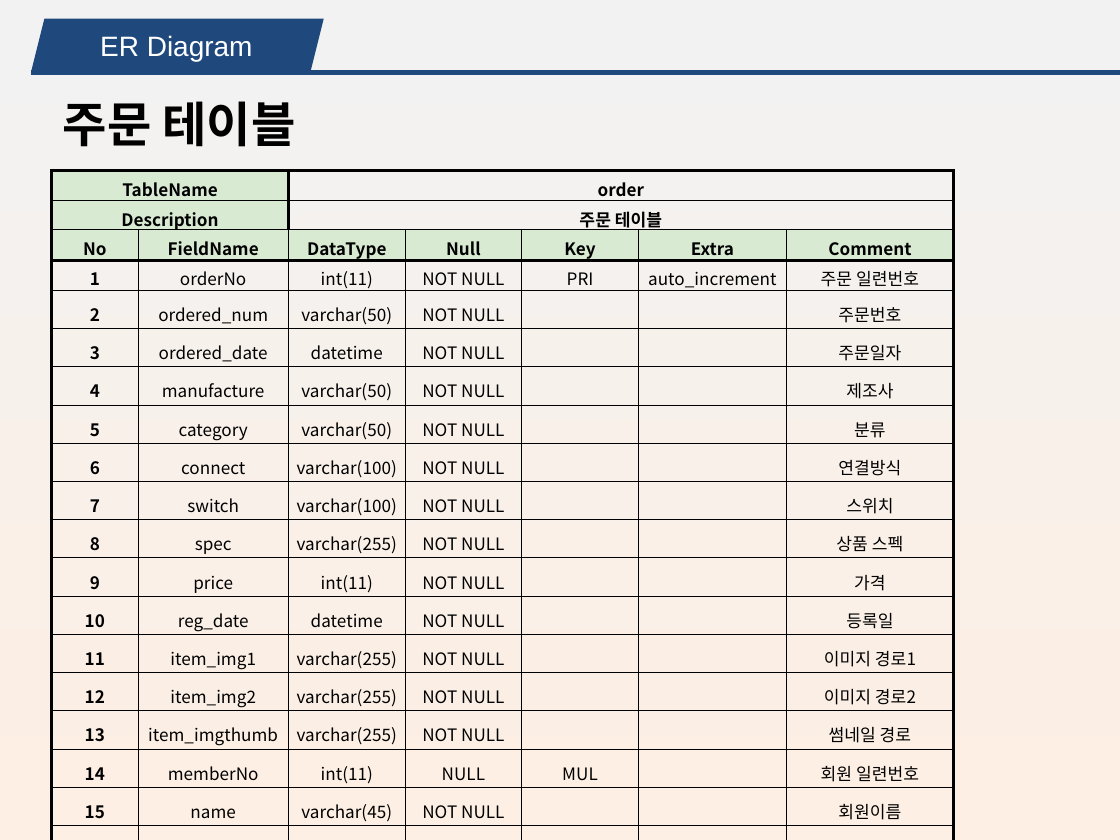
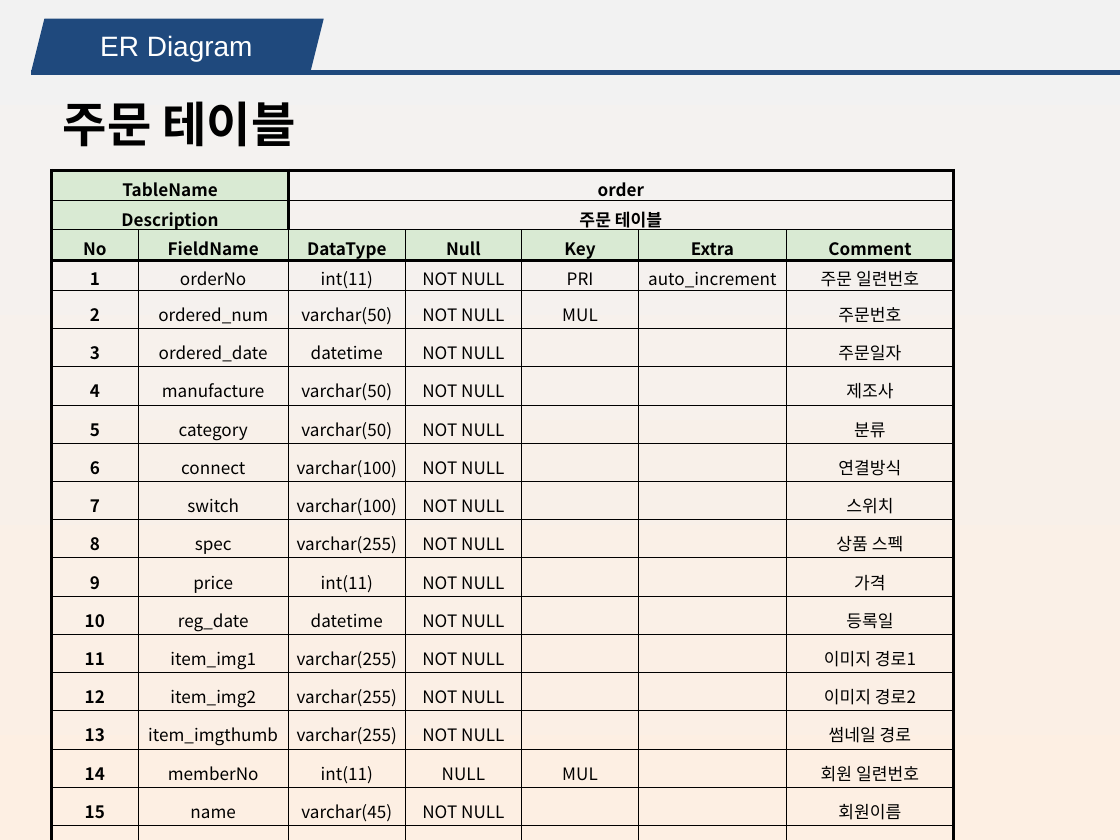
Before and after one commit to minhyeok2487/Project_KeyboardMarket, a slide deck: slide 40 of 키보드 쇼핑몰_MTS.pptx (slide 39 before the commit). Drawn at 1120x840 pixels with LibreOffice and Linux fonts; fonts in the diff are those of the drawing. Boxes give left, top, right and bottom in pixels: in the first picture for what was removed or moved away, otherwise in the second. Text is boxed around its words. In the diff, an @@ line names an element or a change of style, - is before the commit and + after.

```diff
--- a/키보드 쇼핑몰_MTS.pptx
+++ b/키보드 쇼핑몰_MTS.pptx
@@ table at [52,170,952,826] @@
-row 5, column 5: 
+row 5, column 5: MUL
```
Also in this commit, not shown: 10 other slides changed, 4 slides added, 2 slides removed, 12 other files.
